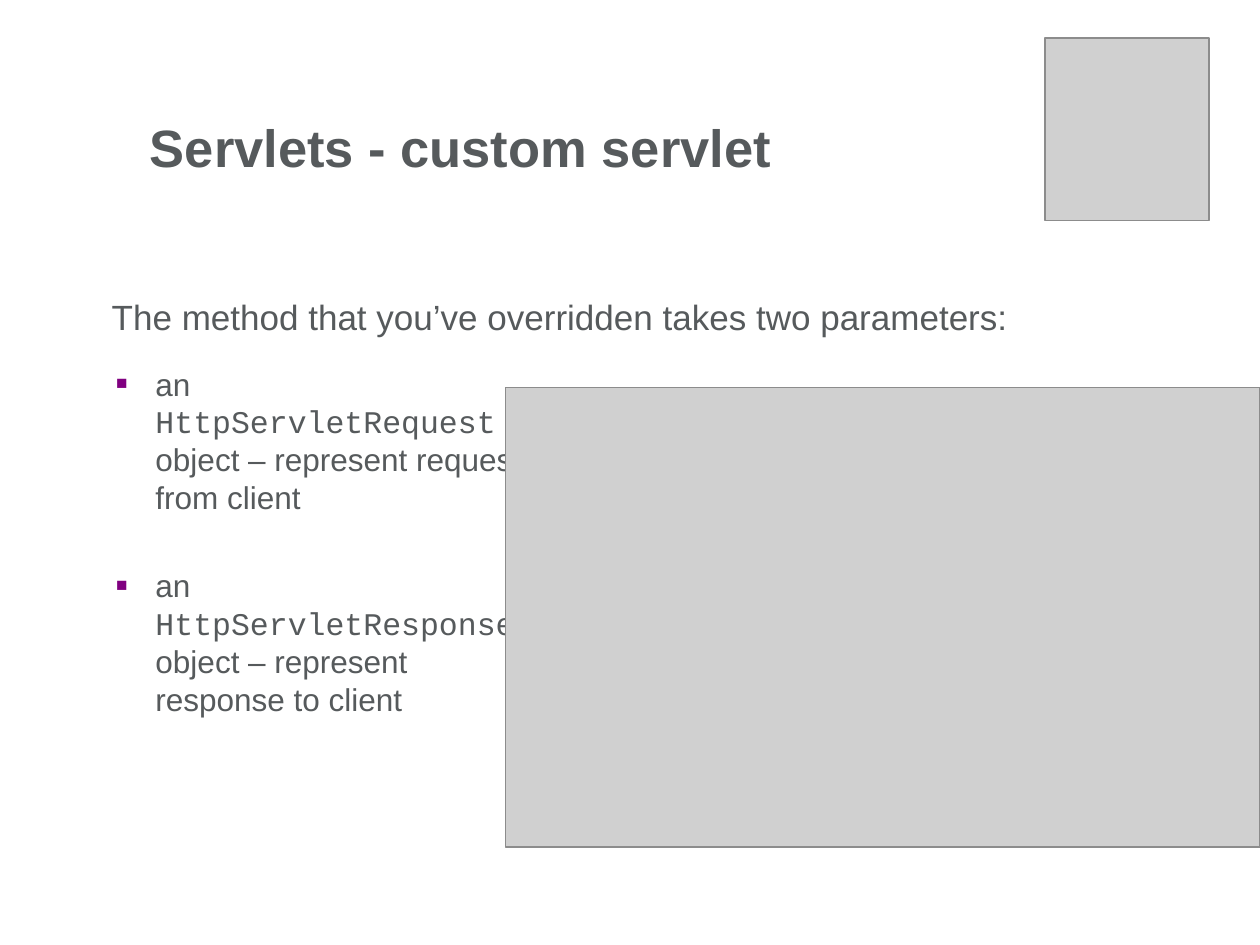
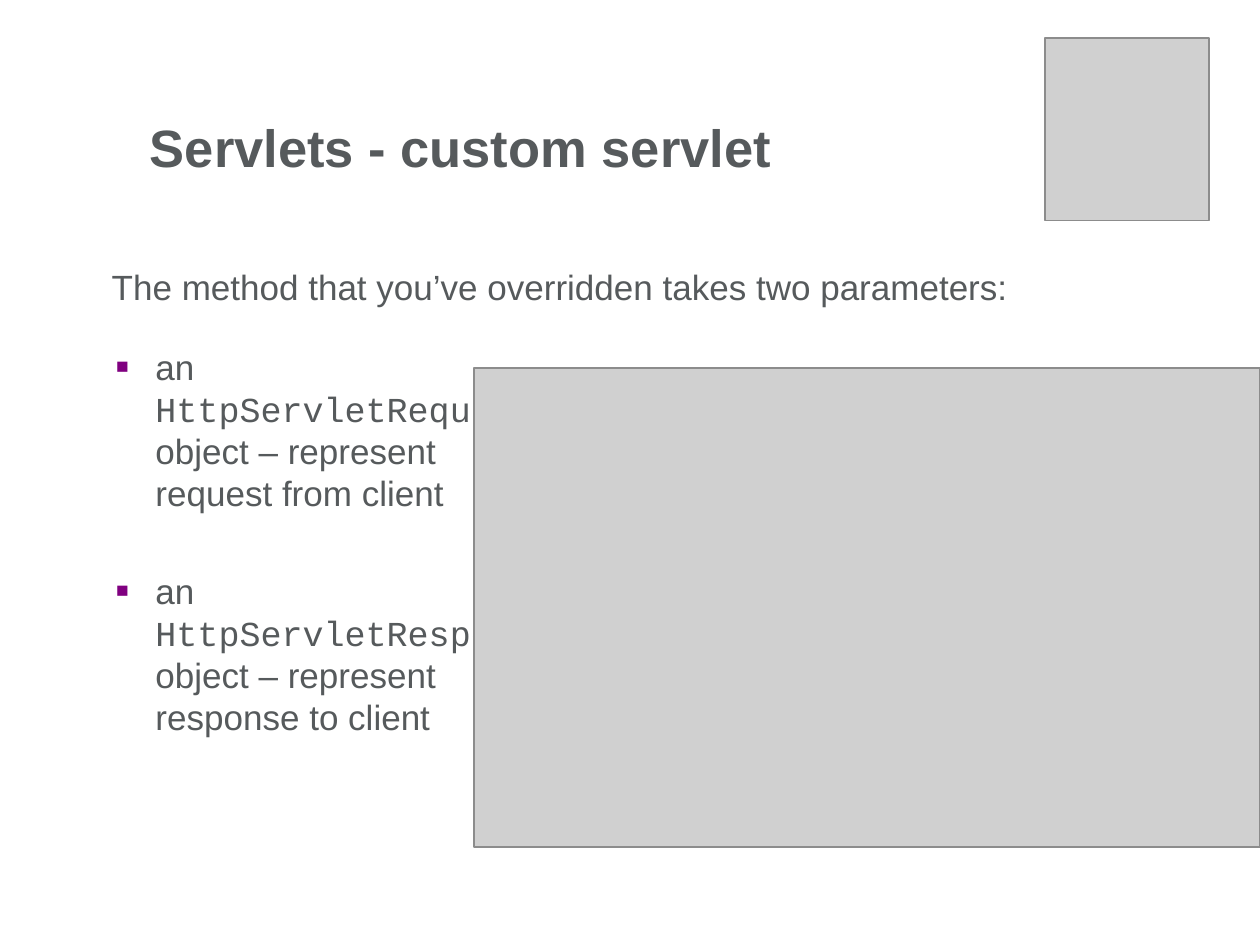
Before and after one commit to alexandruvlad/JavaDocs, a slide deck: slide 38 of Servlets/Day1/Docs/Web Presentation-Part1.pptx. Drawn at 1260x945 pixels with LibreOffice and Linux fonts; fonts in the diff are those of the drawing; grey boxes stand for pictures; background and template pictures are left out. Boxes give left, top, right and bottom in pixels: in the first picture for what was removed or moved away, otherwise in the second. Text is boxed around its words. In the diff, an @@ line names an element or a change of style, - is before the commit and + after.

Commit message:
Servlet-Day1

```diff
--- a/Servlets/Day1/Docs/Web Presentation-Part1.pptx
+++ b/Servlets/Day1/Docs/Web Presentation-Part1.pptx
@@ text "The method that you’ve overridden ...": place and size @@
-text "The method that you’ve overridden ..." at [112, 304, 1007, 337]
+text "The method that you’ve overridden ..." at [112, 274, 1007, 307]
@@ text "an HttpServletRequest object – represent ..." at [155, 361, 554, 737]: size 18 to 20 pt @@
@@ picture: place and size @@
-picture at [505, 387, 1260, 847]
+picture at [474, 368, 1260, 847]
```
Also in this commit, not shown: 15 other slides changed, 20 other files.
